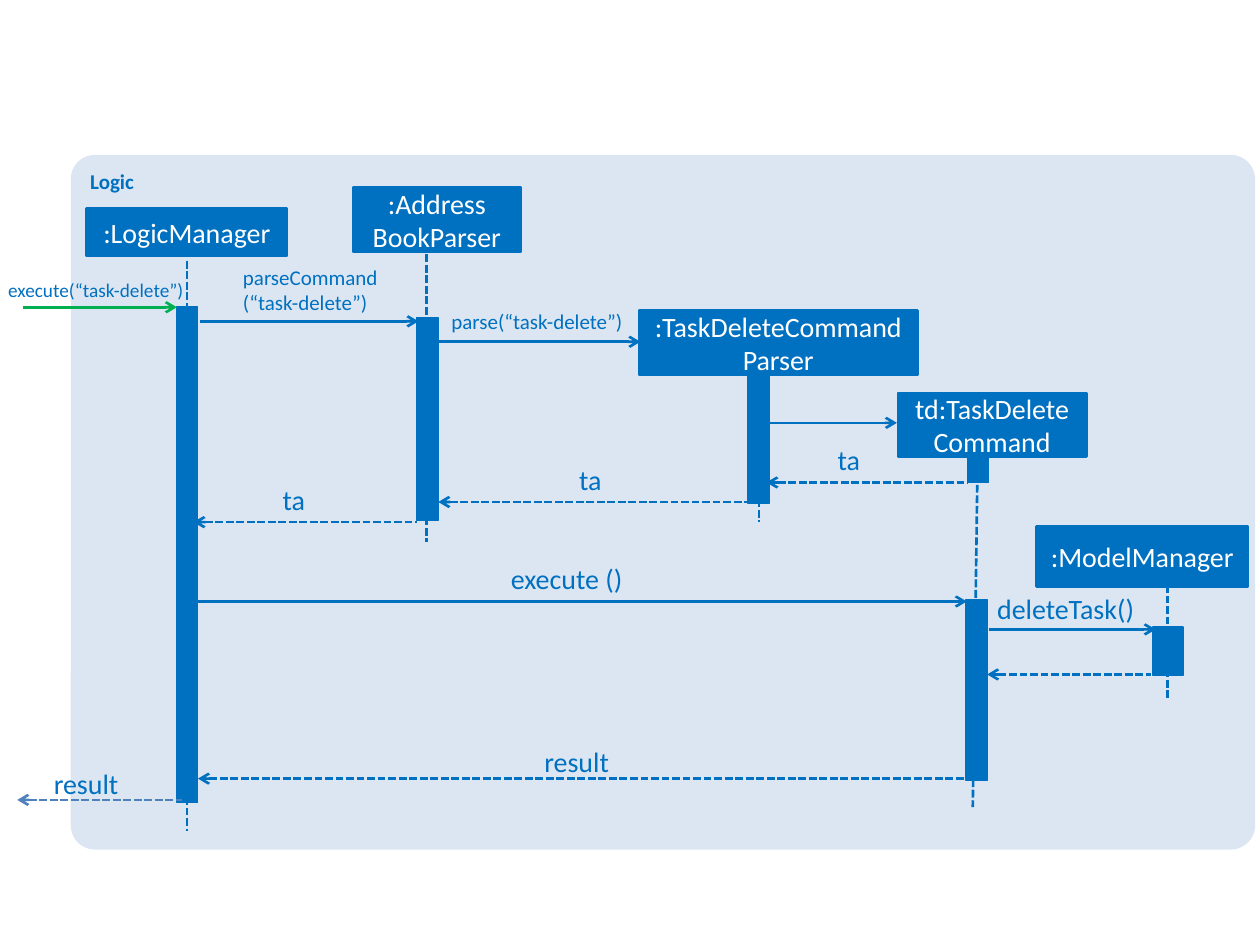
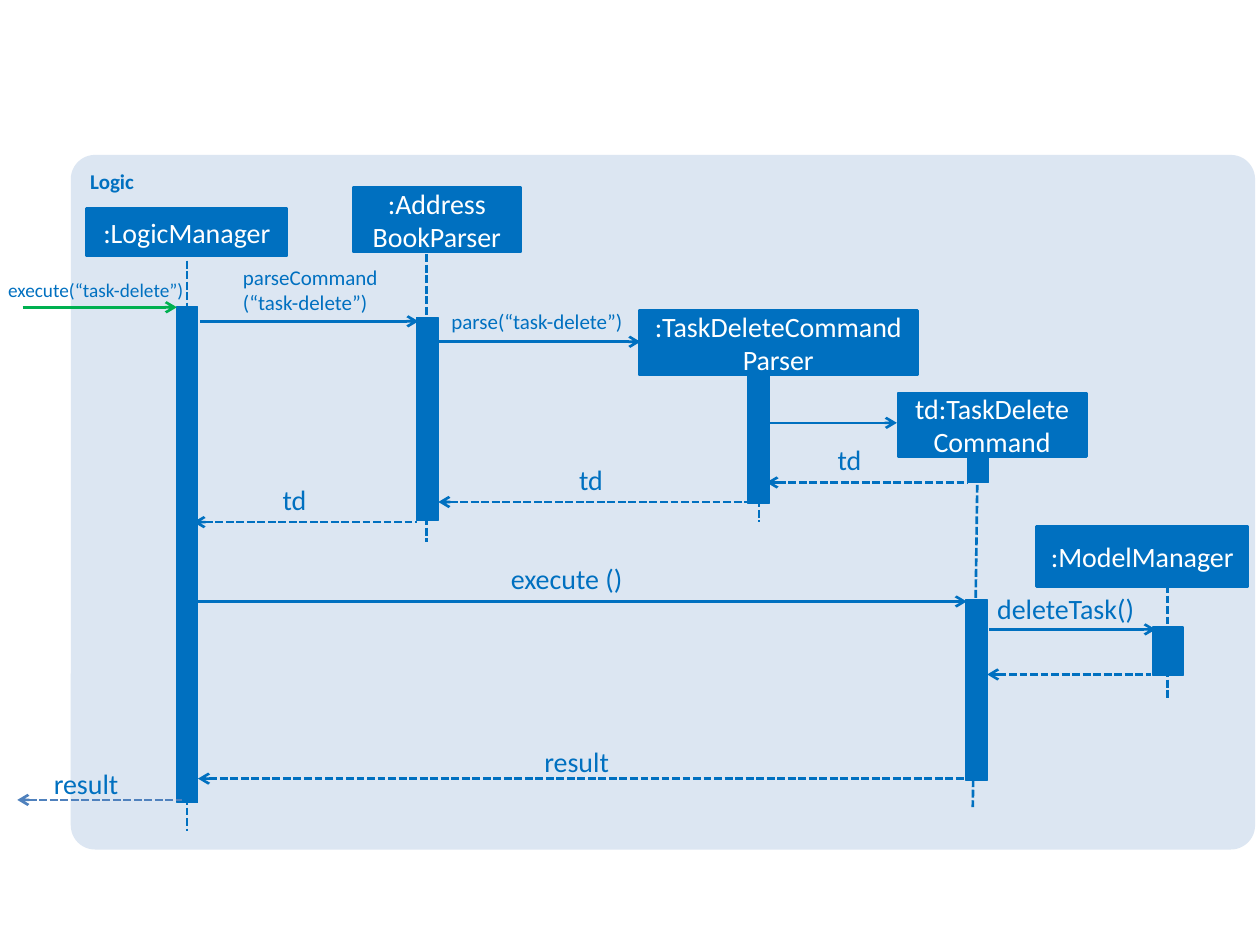
Before and after one commit to x3tsunayh/main, a slide deck: slide 1 of docs/diagrams/TaskDeleteSequenceDiagram.pptx. Drawn at 1260x945 pixels with LibreOffice and Linux fonts; fonts in the diff are those of the drawing. Boxes give left, top, right and bottom in pixels: in the first picture for what was removed or moved away, otherwise in the second. Text is boxed around its words. In the diff, an @@ line names an element or a change of style, - is before the commit and + after.

```diff
--- a/docs/diagrams/TaskDeleteSequenceDiagram.pptx
+++ b/docs/diagrams/TaskDeleteSequenceDiagram.pptx
@@ text at [579, 470, 603, 490]: text changed @@
-ta
+td
@@ text at [838, 450, 862, 470]: text changed @@
-ta
+td
@@ text at [283, 490, 307, 510]: text changed @@
-ta
+td
```
Also in this commit, not shown: 1 other file.
